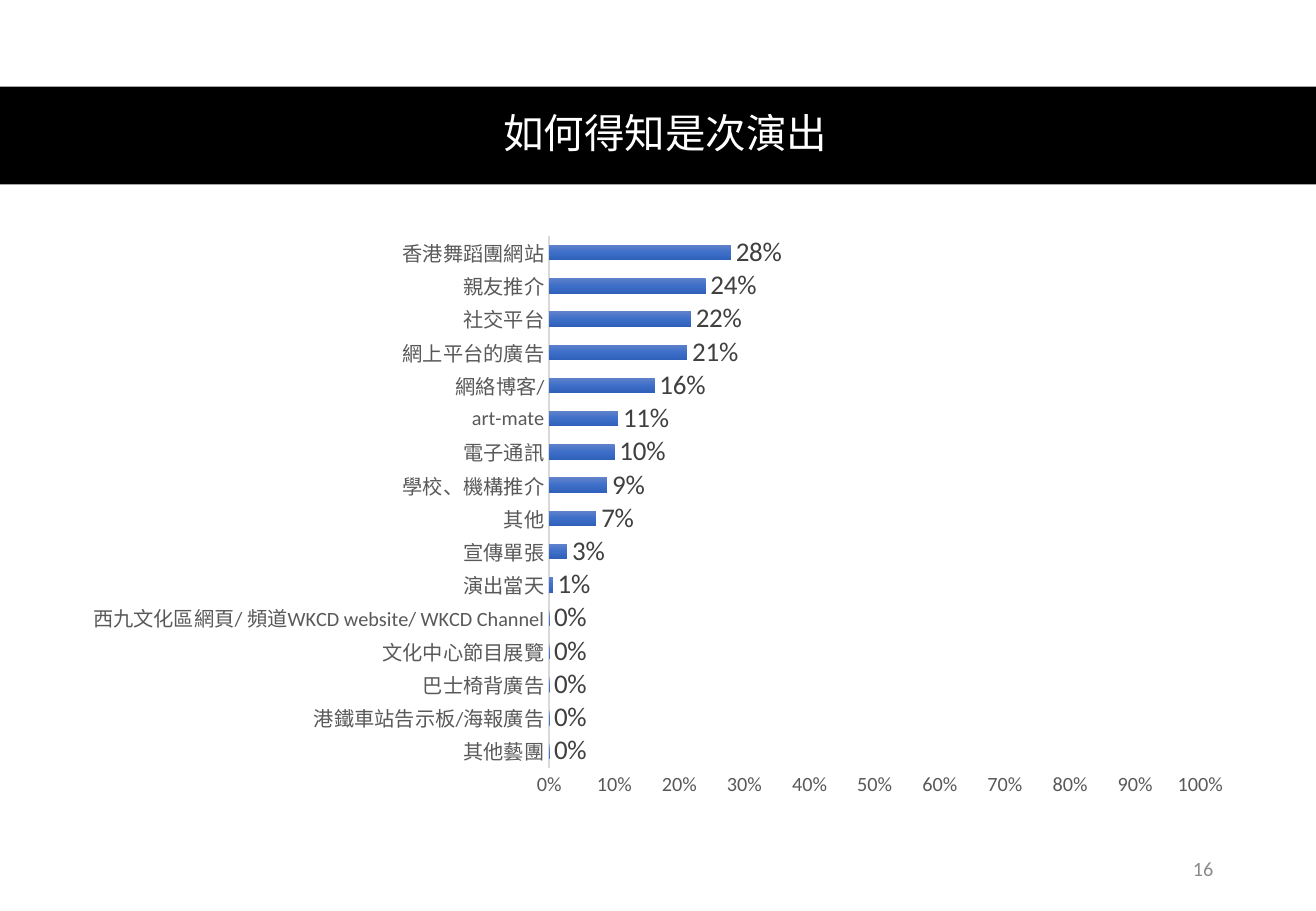
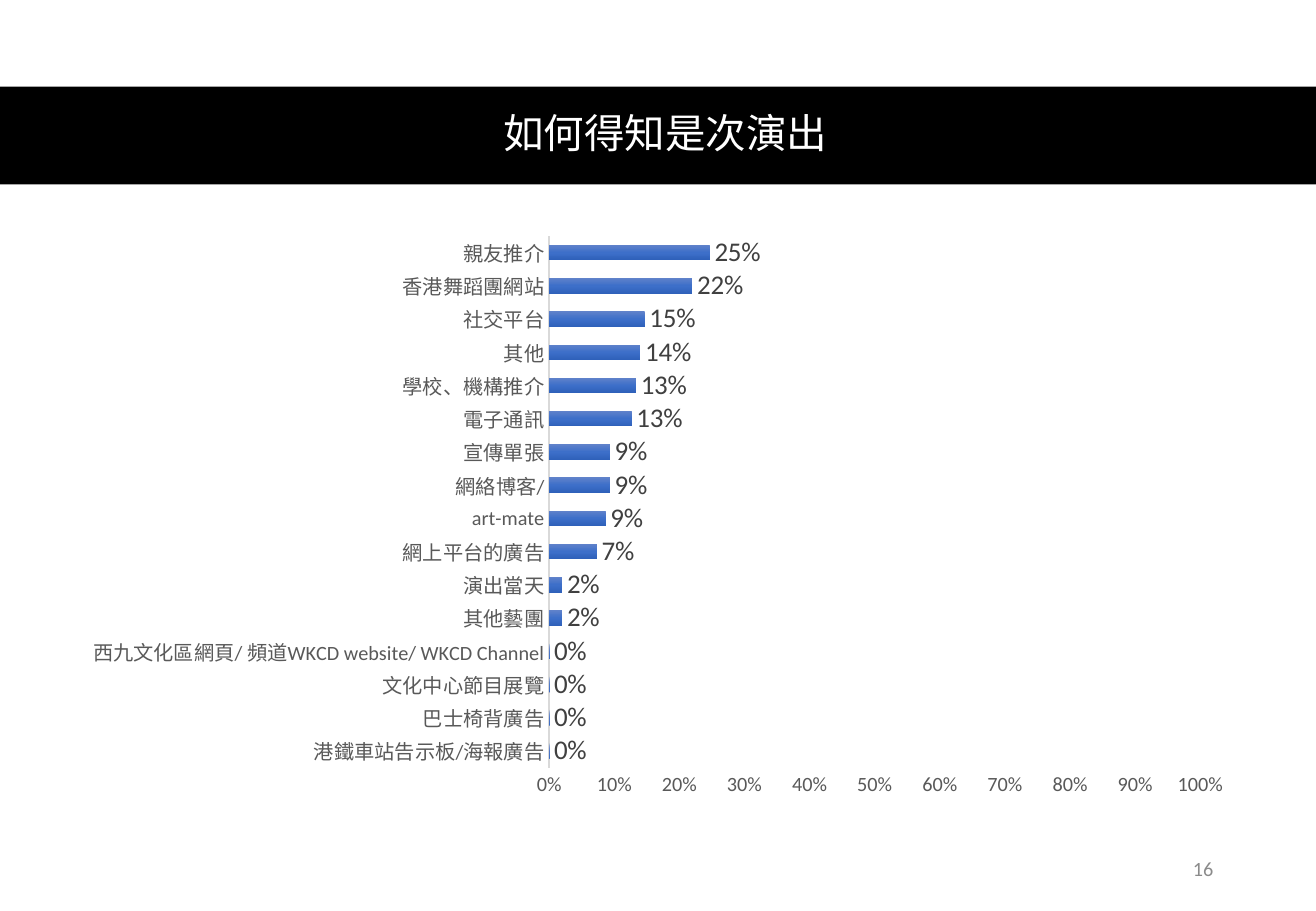
Before and after one commit to wintonau/hkdance2026a, a slide deck: slide 16 of app/static/HKDANCE2023-全部.pptx. Drawn at 1316x911 pixels with LibreOffice and Linux fonts; fonts in the diff are those of the drawing. Boxes give left, top, right and bottom in pixels: in the first picture for what was removed or moved away, otherwise in the second. Text is boxed around its words. In the diff, an @@ line names an element or a change of style, - is before the commit and + after.

```diff
--- a/app/static/HKDANCE2023-全部.pptx
+++ b/app/static/HKDANCE2023-全部.pptx
@@ bar chart at [69,225,1247,809] @@
-categories: 其他藝團, 港鐵車站告示板/海報廣告, 巴士椅背廣告, 文化中心節目展覽, 西九文化區網頁/ 頻道WKCD website/ WKCD Channel, 演出當天, 宣傳單張, 其他, 學校、機構推介, 電子通訊, art-mate, 網絡博客/, 網上平台的廣告, 社交平台, 親友推介, 香港舞蹈團網站
+categories: 港鐵車站告示板/海報廣告, 巴士椅背廣告, 文化中心節目展覽, 西九文化區網頁/ 頻道WKCD website/ WKCD Channel, 其他藝團, 演出當天, 網上平台的廣告, art-mate, 網絡博客/, 宣傳單張, 電子通訊, 學校、機構推介, 其他, 社交平台, 香港舞蹈團網站, 親友推介
-Series 1: 0, 0, 0, 0, 0, 0.01, 0.03, 0.07, 0.09, 0.1, 0.11, 0.16, 0.21, 0.22, 0.24, 0.28
+Series 1: 0, 0, 0, 0, 0.02, 0.02, 0.07, 0.09, 0.09, 0.09, 0.13, 0.13, 0.14, 0.15, 0.22, 0.25
```
Also in this commit, not shown: 14 other slides changed, 16 other files.
